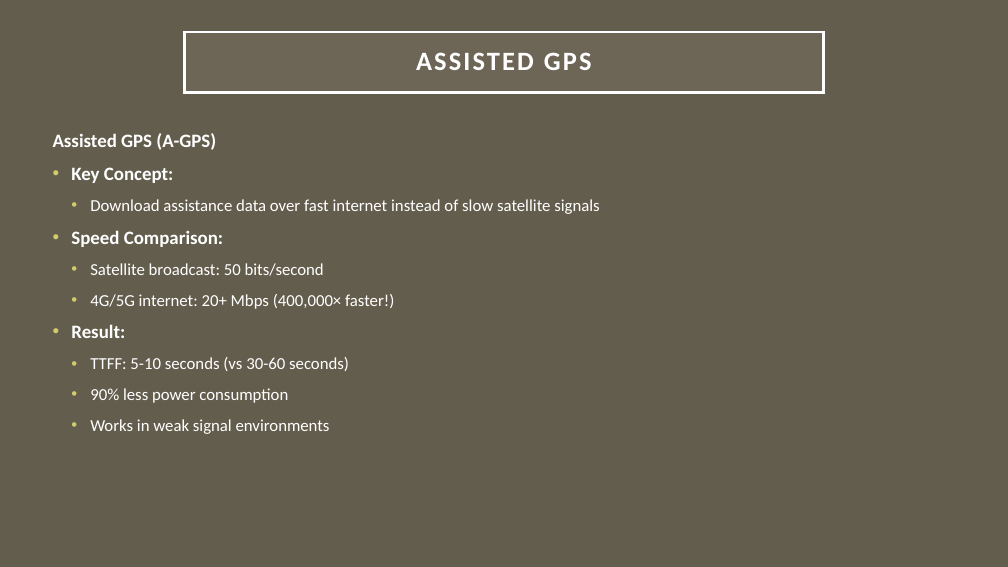
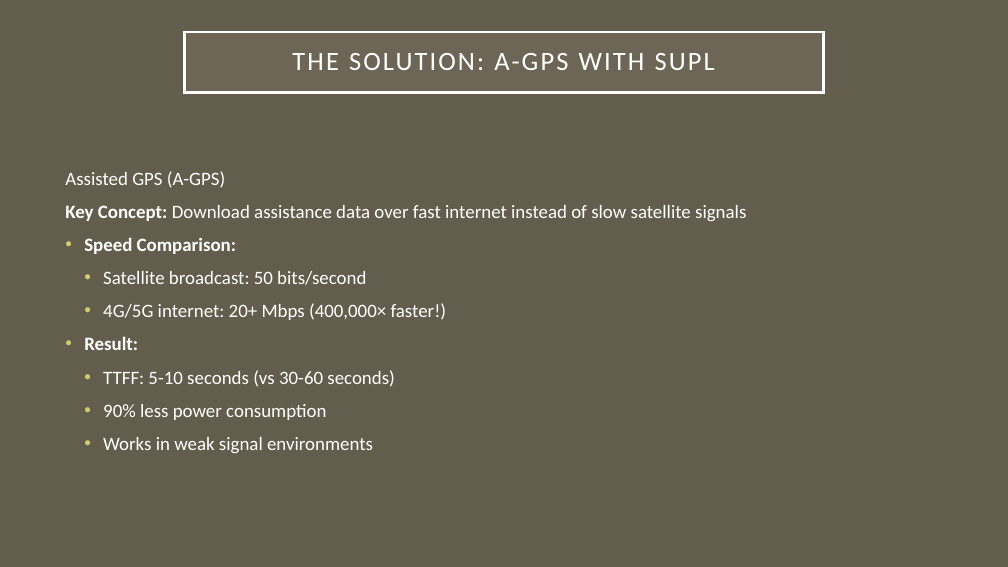
Before and after one commit to arkawick/AndroidPositioningArchitecture, a slide deck: slide 11 of PPT/Android Positioning Architecture Presentation.pptx (slide 4 before the commit). Drawn at 1008x567 pixels with LibreOffice and Linux fonts; fonts in the diff are those of the drawing. Boxes give left, top, right and bottom in pixels: in the first picture for what was removed or moved away, otherwise in the second. Text is boxed around its words. In the diff, an @@ line names an element or a change of style, - is before the commit and + after.

Commit message:
Added PPT

```diff
--- a/PPT/Android Positioning Architecture Presentation.pptx
+++ b/PPT/Android Positioning Architecture Presentation.pptx
@@ title at bbox=[292, 53, 715, 70]: text changed; bold off @@
-ASSISTED GPS
+THE SOLUTION: A-GPS WITH SUPL
@@ text "Assisted GPS (A-GPS)": place and size @@
-text "Assisted GPS (A-GPS)" at bbox=[53, 133, 599, 434]
+text "Assisted GPS (A-GPS)" at bbox=[65, 171, 746, 453]
@@ text at bbox=[65, 171, 447, 453]: bold off in "Assisted GPS (A-GPS)"; size 16 to 18 pt in "Satellite broadcast: 50 bits/second", "4G/5G internet: 20+ Mbps (400,000× faster!)", "TTFF: 5-10 seconds (vs 30-60 seconds)", "90% less power consumption" and 1 more places @@
@@ text at bbox=[65, 205, 746, 221]: text changed; size 16 to 18 pt @@
-• Key Concept:
-  • Download assistance data over fast internet instead of slow satellite signals
+Key Concept: Download assistance data over fast internet instead of slow satellite signals
```
Also in this commit, not shown: 2 other slides changed, 13 slides added, 3 slides removed.
